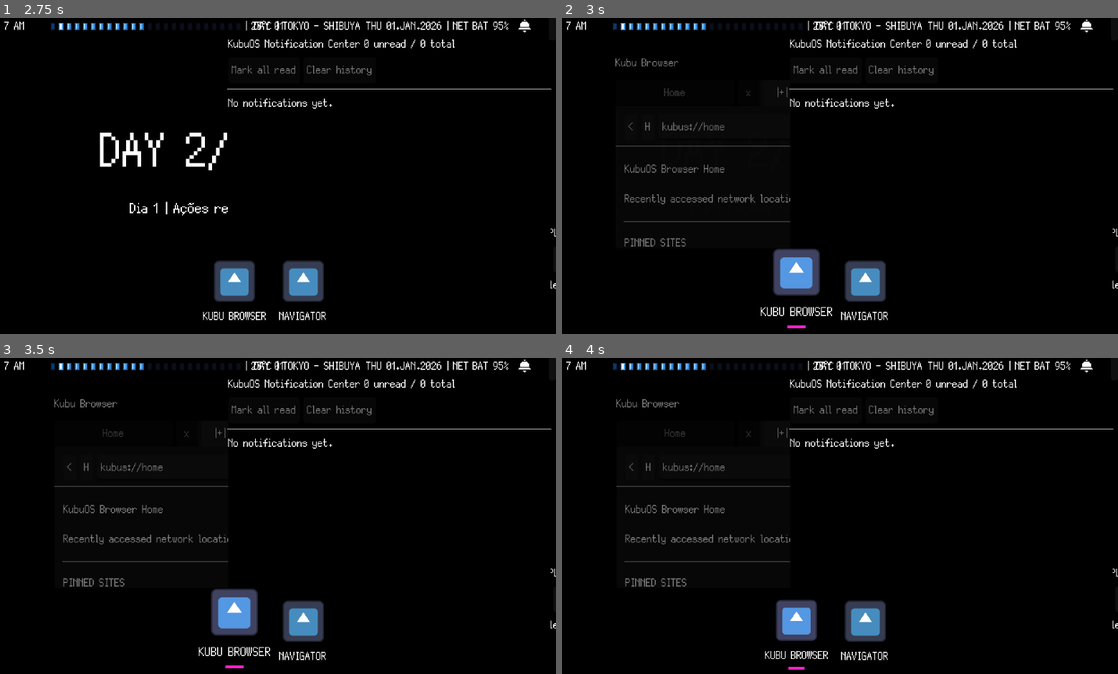
Above: before the commit, frames 1-4 (two rows, left to right).
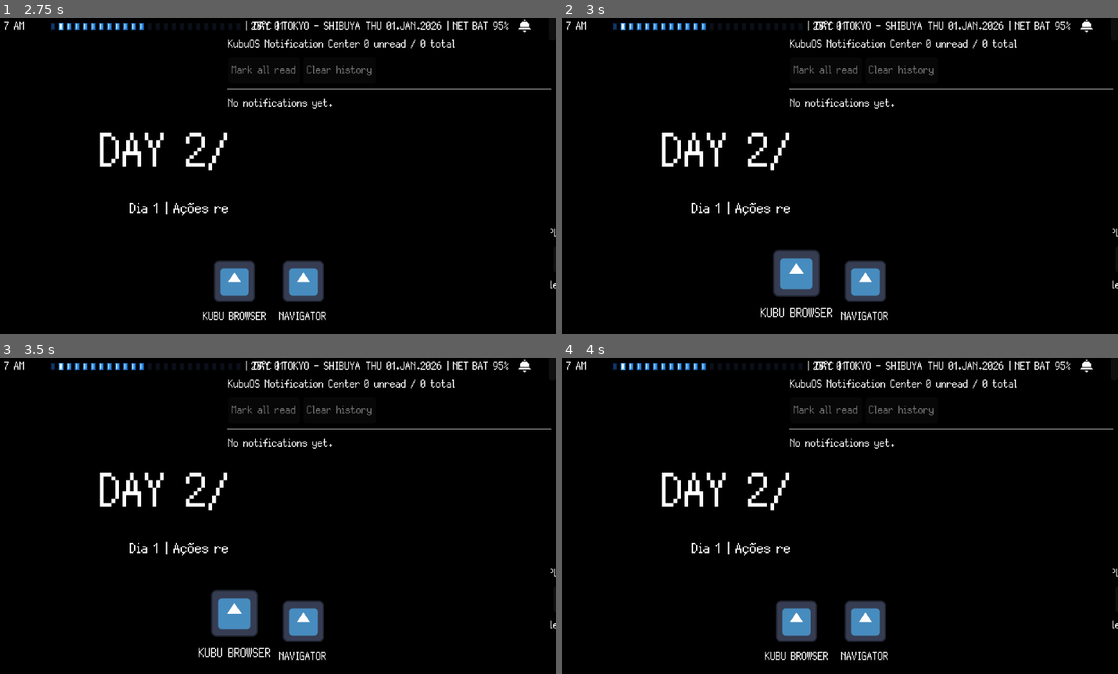
Above: after the commit, the same moments.

Repository: GYU-GAZE/NULL-NETWORK
Game: Godot game, scene res://core/main.tscn
The game is run twice, just before and just after one commit, with the same random seed, the same clock (stepped at 60 frames per second) and the same inputs. The engine's default icon, where the game draws it, is replaced by a stand-in: a white triangle on a blue panel in a dark square.
Inputs (mouse positions are in pixels of both pictures, inside the frame that each line leads up to):
- Up to frame 1 (2.75 s): click "Debug: Passar tempo" at 0.5 s; click "1x" at 1.25 s; click (522, 24) at 2 s
- Up to frame 2 (3 s): click (795, 280) at 2.77 s
- Up to frame 3 (3.5 s): no input
- Up to frame 4 (4 s): click (1023, 405) at 3.5 s, where only the run before the commit has a clickable "□"

Frame 1 is identical in both runs. In frame 2, 2.9% of the frame differs, in the area x 9-49%, y 12-99%; in frame 3, 2.9%; in frame 4, 2.8%.
Error after the commit: Parse Error: Too many arguments for "setup()" call. Expected at most 3 but received 5. (res://systems/window_manager/window_manager.gd:70)

Commit message:
feat(ui): add compact preferred custom and maximized window states

Diff:
--- a/systems/window_manager/window_base.gd
+++ b/systems/window_manager/window_base.gd
@@ -5,6 +5,7 @@
 signal window_focused
 signal window_moved
 signal window_resized
+signal presentation_changed(state: int, content_size: Vector2)
 
 enum ResizeMode {
 	NONE,
@@ -18,6 +19,13 @@
 	BOTTOM_RIGHT
 }
 
+enum PresentationState {
+	COMPACT,
+	PREFERRED,
+	CUSTOM,
+	MAXIMIZED
+}
+
 @export_category("Window Animation")
 @export var tween_duration: float = 0.25
 @export var opening_scale: Vector2 = Vector2(0.8, 0.8)
@@ -29,12 +37,18 @@
 @export var border_size: float = 8.0
 
 @export_category("Window Buttons")
-@export var maximize_button_text: String = "□"
-@export var restore_button_text: String = "❐"
+@export var compact_button_text: String = "C"
+@export var preferred_button_text: String = "P"
+@export var maximize_button_text: String = "M"
+@export var restore_button_text: String = "R"
 @export var maximize_button_icon: Texture2D
 @export var restore_button_icon: Texture2D
 
 var app_id: String = ""
+var window_profile: WindowPresentationProfile
+
+var presentation_state: PresentationState = PresentationState.CUSTOM
+var restore_presentation_state: PresentationState = PresentationState.PREFERRED
 
 var is_dragging: bool = false
 var drag_offset: Vector2 = Vector2.ZERO
@@ -54,10 +68,13 @@
 
 var _animation_tween: Tween
 var _is_closing: bool = false
+var _presentation_emit_queued: bool = false
 
 @onready var title_label: Label = %TitleLabel
+@onready var compact_button: Button = %CompactButton
+@onready var preferred_button: Button = %PreferredButton
+@onready var maximize_button: Button = %MaximizeButton
 @onready var close_button: Button = %CloseButton
-@onready var maximize_button: Button = %MaximizeButton
 @onready var content_container: MarginContainer = %ContentContainer
 @onready var top_bar: Control = %TopBar
 @onready var resize_border: ResizeBorder = %ResizeBorder
@@ -66,45 +83,101 @@
 func _ready() -> void:
 	anchors_preset = Control.PRESET_TOP_LEFT
 
+	compact_button.pressed.connect(apply_compact)
+	preferred_button.pressed.connect(apply_preferred)
+	maximize_button.pressed.connect(toggle_maximized)
 	close_button.pressed.connect(close)
-	maximize_button.pressed.connect(toggle_maximized)
 	top_bar.gui_input.connect(_on_top_bar_gui_input)
 	resize_border.gui_input.connect(_on_resize_border_gui_input)
 
-	if not resized.is_connected(_refresh_pivot_offset):
-		resized.connect(_refresh_pivot_offset)
-
-	_refresh_maximize_button()
+	if not resized.is_connected(_on_control_resized):
+		resized.connect(_on_control_resized)
+
+	_refresh_presentation_buttons()
 	call_deferred("play_open_animation")
 
 
 func setup(
 	id: String,
 	window_name: String,
-	window_size: Vector2,
-	minimum_size: Vector2,
-	resize_enabled: bool
+	profile: WindowPresentationProfile
 ) -> void:
 	app_id = id
 	title_label.text = window_name
 
-	min_window_size = KubuOSMetrics.snap_vector(minimum_size)
-	can_resize = resize_enabled
+	window_profile = profile
+	if window_profile == null:
+		window_profile = WindowPresentationProfile.new()
+
+	min_window_size = KubuOSMetrics.snap_vector(window_profile.get_minimum_size())
+	can_resize = window_profile.allow_manual_resize
 
 	custom_minimum_size = Vector2.ZERO
 	anchors_preset = Control.PRESET_TOP_LEFT
 
-	size = KubuOSMetrics.snap_vector(Vector2(
-		max(window_size.x, min_window_size.x),
-		max(window_size.y, min_window_size.y)
-	))
-
-	resize_border.visible = can_resize
+	presentation_state = _get_initial_presentation_state()
+	restore_presentation_state = presentation_state
+	size = KubuOSMetrics.snap_vector(window_profile.get_initial_size())
+
 	resize_border.mouse_filter = Control.MOUSE_FILTER_IGNORE
 	resize_border.border_size = border_size
 
 	_refresh_pivot_offset()
-	_refresh_maximize_button()
+	_refresh_presentation_buttons()
+	_queue_presentation_changed()
+
+
+func get_initial_presentation_state() -> PresentationState:
+	return _get_initial_presentation_state()
+
+
+func get_compact_size() -> Vector2:
+	return KubuOSMetrics.snap_vector(window_profile.get_compact_size())
+
+
+func get_preferred_size() -> Vector2:
+	return KubuOSMetrics.snap_vector(window_profile.get_preferred_size())
+
+
+func supports_compact() -> bool:
+	return window_profile != null and window_profile.allow_compact
+
+
+func supports_preferred() -> bool:
+	return window_profile != null and window_profile.allow_preferred
+
+
+func supports_maximized() -> bool:
+	return window_profile != null and window_profile.allow_maximized
+
+
+func apply_restored_geometry(
+	new_position: Vector2,
+	new_size: Vector2,
+	new_state: int,
+	should_maximize: bool = false,
+	saved_restore_state: int = PresentationState.PREFERRED
+) -> void:
+	is_maximized = false
+	position = KubuOSMetrics.snap_vector(new_position)
+	size = KubuOSMetrics.snap_vector(Vector2(
+		max(min_window_size.x, new_size.x),
+		max(min_window_size.y, new_size.y)
+	))
+	presentation_state = _sanitize_presentation_state(new_state)
+	restore_presentation_state = _sanitize_presentation_state(saved_restore_state)
+
+	if should_maximize and supports_maximized():
+		restore_position = position
+		restore_size = size
+		if restore_presentation_state == PresentationState.MAXIMIZED:
+			restore_presentation_state = PresentationState.PREFERRED
+		is_maximized = true
+		presentation_state = PresentationState.MAXIMIZED
+		apply_maximized_geometry()
+
+	_refresh_presentation_buttons()
+	_queue_presentation_changed()
 
 
 func play_open_animation() -> void:
@@ -133,7 +206,7 @@
 
 func _on_top_bar_gui_input(event: InputEvent) -> void:
 	if event is InputEventMouseButton and event.button_index == MOUSE_BUTTON_LEFT:
-		if event.double_click:
+		if event.double_click and supports_maximized():
 			toggle_maximized()
 			accept_event()
 			return
@@ -160,7 +233,47 @@
 		accept_event()
 
 
+func apply_compact() -> void:
+	if not supports_compact():
+		return
+
+	_apply_preset(PresentationState.COMPACT, get_compact_size())
+
+
+func apply_preferred() -> void:
+	if not supports_preferred():
+		return
+
+	_apply_preset(PresentationState.PREFERRED, get_preferred_size())
+
+
+func _apply_preset(state: PresentationState, target_size: Vector2) -> void:
+	window_focused.emit()
+
+	var source_rect := Rect2(position, size)
+	if is_maximized:
+		source_rect = Rect2(restore_position, restore_size)
+		is_maximized = false
+
+	var center: Vector2 = source_rect.position + (source_rect.size * 0.5)
+	size = KubuOSMetrics.snap_vector(Vector2(
+		max(min_window_size.x, target_size.x),
+		max(min_window_size.y, target_size.y)
+	))
+	position = KubuOSMetrics.snap_vector(center - (size * 0.5))
+	presentation_state = state
+	restore_presentation_state = state
+
+	_refresh_presentation_buttons()
+	window_moved.emit()
+	window_resized.emit()
+	_queue_presentation_changed()
+
+
 func toggle_maximized() -> void:
+	if not supports_maximized():
+		return
+
 	if is_maximized:
 		restore_from_maximized()
 	else:
@@ -168,13 +281,14 @@
 
 
 func maximize() -> void:
-	if is_maximized:
+	if is_maximized or not supports_maximized():
 		return
 
 	window_focused.emit()
 
 	restore_position = KubuOSMetrics.snap_vector(position)
 	restore_size = KubuOSMetrics.snap_vector(size)
+	restore_presentation_state = presentation_state
 
 	is_dragging = false
 	is_resizing = false
@@ -182,11 +296,13 @@
 	resize_border.force_capture = false
 
 	is_maximized = true
+	presentation_state = PresentationState.MAXIMIZED
 	apply_maximized_geometry()
 
-	_refresh_maximize_button()
+	_refresh_presentation_buttons()
 	window_moved.emit()
 	window_resized.emit()
+	_queue_presentation_changed()
 
 
 func restore_from_maximized() -> void:
@@ -195,6 +311,7 @@
 
 	window_focused.emit()
 	is_maximized = false
+	presentation_state = restore_presentation_state
 
 	position = KubuOSMetrics.snap_vector(restore_position)
 	size = KubuOSMetrics.snap_vector(Vector2(
@@ -202,9 +319,10 @@
 		max(restore_size.y, min_window_size.y)
 	))
 
-	_refresh_maximize_button()
+	_refresh_presentation_buttons()
 	window_moved.emit()
 	window_resized.emit()
+	_queue_presentation_changed()
 
 
 func apply_maximized_geometry() -> void:
@@ -214,6 +332,7 @@
 	position = KubuOSMetrics.snap_vector(_get_maximized_position())
 	size = KubuOSMetrics.snap_vector(_get_maximized_size())
 	_refresh_pivot_offset()
+	_queue_presentation_changed()
 
 
 func _get_maximized_position() -> Vector2:
@@ -239,12 +358,22 @@
 	return get_viewport_rect().size
 
 
-func _refresh_maximize_button() -> void:
-	if not is_instance_valid(maximize_button):
-		return
-
-	maximize_button.visible = can_resize
-	maximize_button.disabled = not can_resize
+func _refresh_presentation_buttons() -> void:
+	if not is_instance_valid(compact_button):
+		return
+
+	compact_button.text = compact_button_text
+	compact_button.tooltip_text = "Compact"
+	compact_button.visible = supports_compact()
+	compact_button.disabled = presentation_state == PresentationState.COMPACT
+
+	preferred_button.text = preferred_button_text
+	preferred_button.tooltip_text = "Preferred size"
+	preferred_button.visible = supports_preferred()
+	preferred_button.disabled = presentation_state == PresentationState.PREFERRED
+
+	maximize_button.visible = supports_maximized()
+	maximize_button.disabled = not supports_maximized()
 
 	if is_maximized:
 		maximize_button.text = restore_button_text
@@ -332,8 +461,10 @@
 		return
 
 	_is_closing = true
+	compact_button.disabled = true
+	preferred_button.disabled = true
+	maximize_button.disabled = true
 	close_button.disabled = true
-	maximize_button.disabled = true
 	is_dragging = false
 	is_resizing = false
 	resize_border.force_capture = false
@@ -362,7 +493,11 @@
 			resize_border.force_capture = false
 			position = KubuOSMetrics.snap_vector(position)
 			size = KubuOSMetrics.snap_vector(size)
+			presentation_state = PresentationState.CUSTOM
+			restore_presentation_state = PresentationState.CUSTOM
+			_refresh_presentation_buttons()
 			window_resized.emit()
+			_queue_presentation_changed()
 			get_viewport().set_input_as_handled()
 			return
 
@@ -401,28 +536,21 @@
 	match resize_mode:
 		ResizeMode.RIGHT:
 			new_right = clamp(start_right + delta.x, start_left + min_width, work_right)
-
 		ResizeMode.BOTTOM:
 			new_bottom = clamp(start_bottom + delta.y, start_top + min_height, work_bottom)
-
 		ResizeMode.BOTTOM_RIGHT:
 			new_right = clamp(start_right + delta.x, start_left + min_width, work_right)
 			new_bottom = clamp(start_bottom + delta.y, start_top + min_height, work_bottom)
-
 		ResizeMode.LEFT:
 			new_left = clamp(start_left + delta.x, work_left, start_right - min_width)
-
 		ResizeMode.TOP:
 			new_top = clamp(start_top + delta.y, work_top, start_bottom - min_height)
-
 		ResizeMode.TOP_LEFT:
 			new_left = clamp(start_left + delta.x, work_left, start_right - min_width)
 			new_top = clamp(start_top + delta.y, work_top, start_bottom - min_height)
-
 		ResizeMode.TOP_RIGHT:
 			new_right = clamp(start_right + delta.x, start_left + min_width, work_right)
 			new_top = clamp(start_top + delta.y, work_top, start_bottom - min_height)
-
 		ResizeMode.BOTTOM_LEFT:
 			new_left = clamp(start_left + delta.x, work_left, start_right - min_width)
 			new_bottom = clamp(start_bottom + delta.y, start_top + min_height, work_bottom)
@@ -434,6 +562,7 @@
 	))
 
 	window_resized.emit()
+	_queue_presentation_changed()
 
 
 func _get_work_area_rect() -> Rect2:
@@ -454,6 +583,54 @@
 	return Rect2(Vector2.ZERO, get_viewport_rect().size)
 
 
+func _get_initial_presentation_state() -> PresentationState:
+	if window_profile == null:
+		return PresentationState.PREFERRED
+
+	match window_profile.initial_presentation:
+		WindowPresentationProfile.InitialPresentation.COMPACT:
+			return PresentationState.COMPACT
+		WindowPresentationProfile.InitialPresentation.PREFERRED:
+			return PresentationState.PREFERRED
+		WindowPresentationProfile.InitialPresentation.MAXIMIZED:
+			return PresentationState.MAXIMIZED
+
+	return PresentationState.PREFERRED
+
+
+func _sanitize_presentation_state(value: int) -> PresentationState:
+	if value < 0 or value >= PresentationState.size():
+		return PresentationState.CUSTOM
+
+	return value as PresentationState
+
+
+func _on_control_resized() -> void:
+	_refresh_pivot_offset()
+	_queue_presentation_changed()
+
+
+func _queue_presentation_changed() -> void:
+	if _presentation_emit_queued:
+		return
+
+	_presentation_emit_queued = true
+	call_deferred("_emit_presentation_changed")
+
+
+func _emit_presentation_changed() -> void:
+	_presentation_emit_queued = false
+
+	if not is_inside_tree():
+		return
+
+	var content_size: Vector2 = size
+	if is_instance_valid(content_container):
+		content_size = content_container.size
+
+	presentation_changed.emit(int(presentation_state), KubuOSMetrics.snap_vector(content_size))
+
+
 func _refresh_pivot_offset() -> void:
 	pivot_offset = size * 0.5
 
